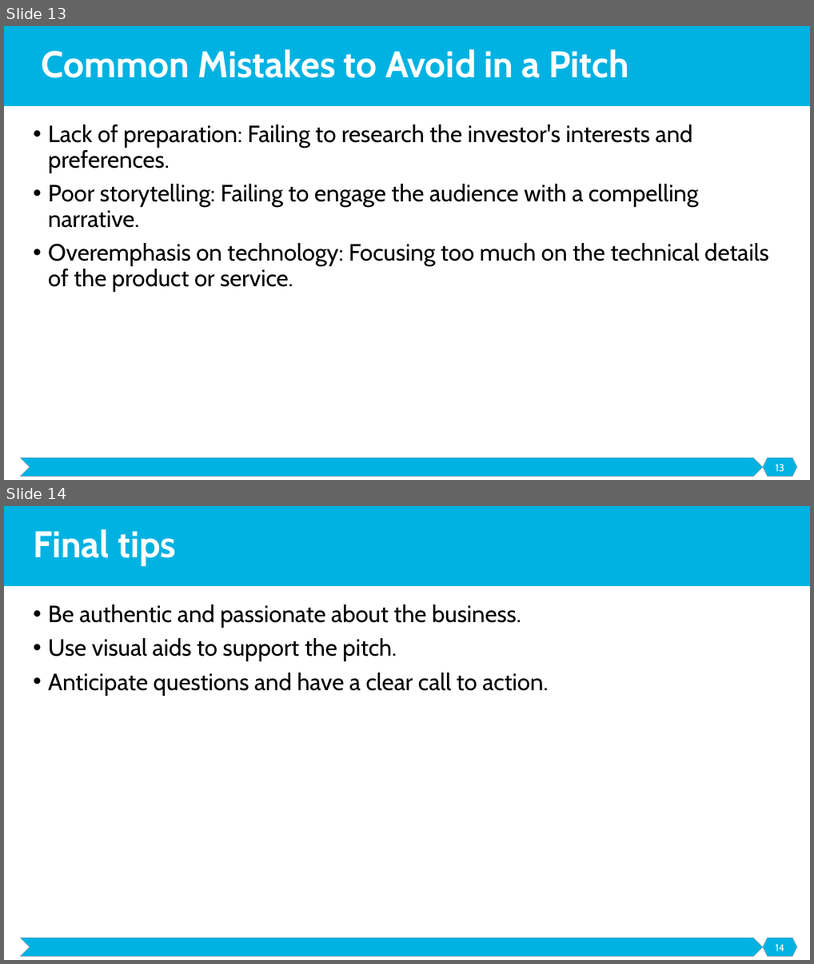
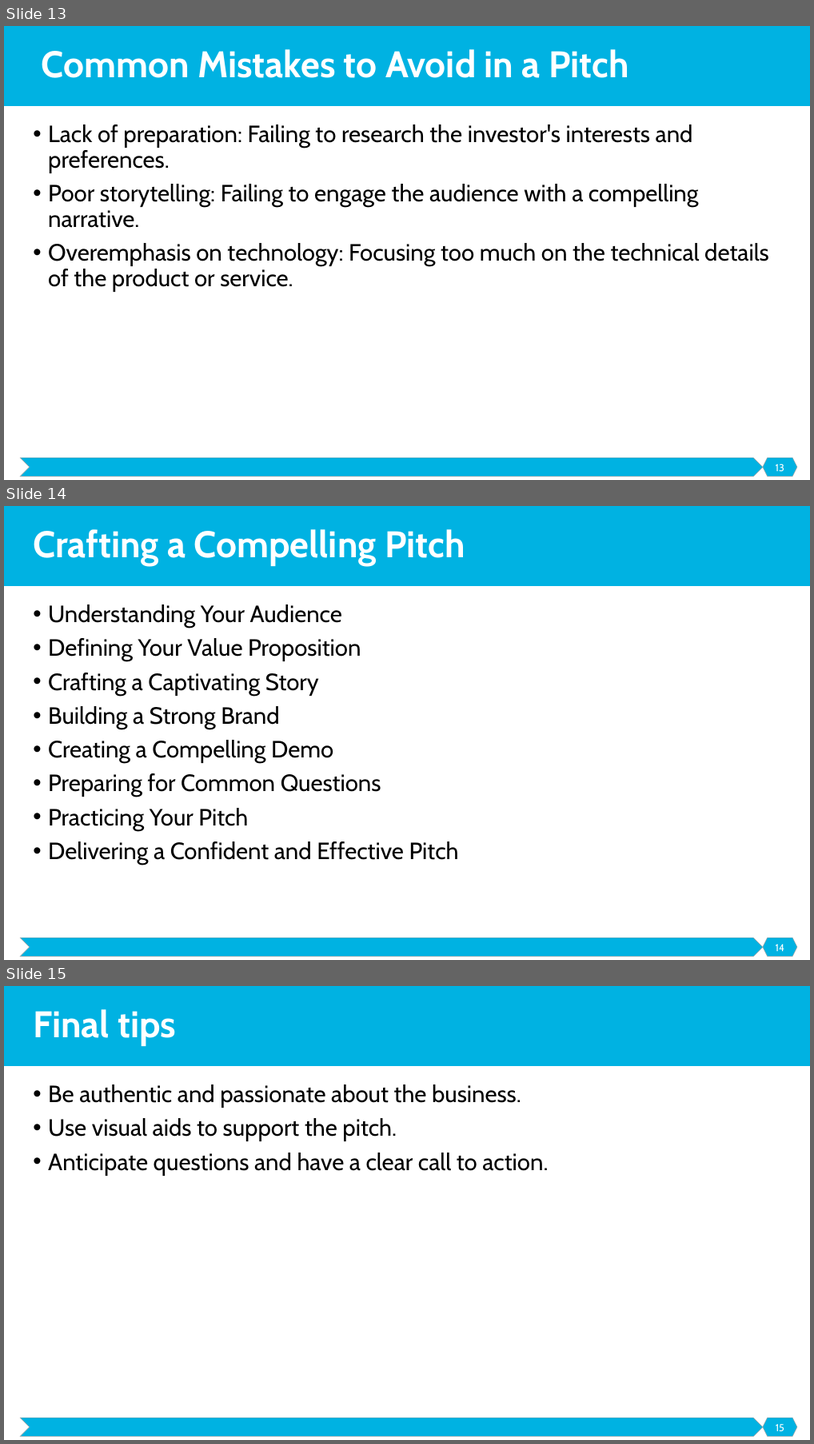
Before and after one commit to malenezi/malenezi, a slide deck: SE495/Lectures/5-Securing Funding/Securing Funding.pptx. Shown one above the other, each under a label of ours: slides 13 and 14 before the commit, slides 13, 14 and 15 after it. The pictures are 814x964 and 814x1444 pixels, drawn with LibreOffice and Linux fonts; fonts in the diff are those of the drawing. Boxes give left, top, right and bottom in pixels: in the first picture for what was removed or moved away, otherwise in the second. Text is boxed around its words. In the diff, an @@ line names an element or a change of style, - is before the commit and + after.

```diff
--- a/SE495/Lectures/5-Securing Funding/Securing Funding.pptx
+++ b/SE495/Lectures/5-Securing Funding/Securing Funding.pptx
@@ slide 14 added at (4,506,810,960), background #FFFFFF; not listed: 3 template elements that a slide beside it also shows @@
@@ title added at (33,529,465,566), 44 pt, text #FFFFFF, bold @@
+Crafting a Compelling Pitch
@@ text added at (48,604,459,864), 28 pt, text #000000 @@
+• Understanding Your Audience
+• Defining Your Value Proposition
+• Crafting a Captivating Story
+• Building a Strong Brand
+• Creating a Compelling Demo
+• Preparing for Common Questions
+• Practicing Your Pitch
+• Delivering a Confident and Effective Pitch
@@ page number added at (776,944,785,951), 12 pt, text #FFFFFF @@
+14
@@ what was slide 14 is now slide 15 @@
@@ page number at (776,1424,785,1431): text changed @@
-14
+15
```
Also in this commit, not shown: 1 slide changed, 1 other file.
